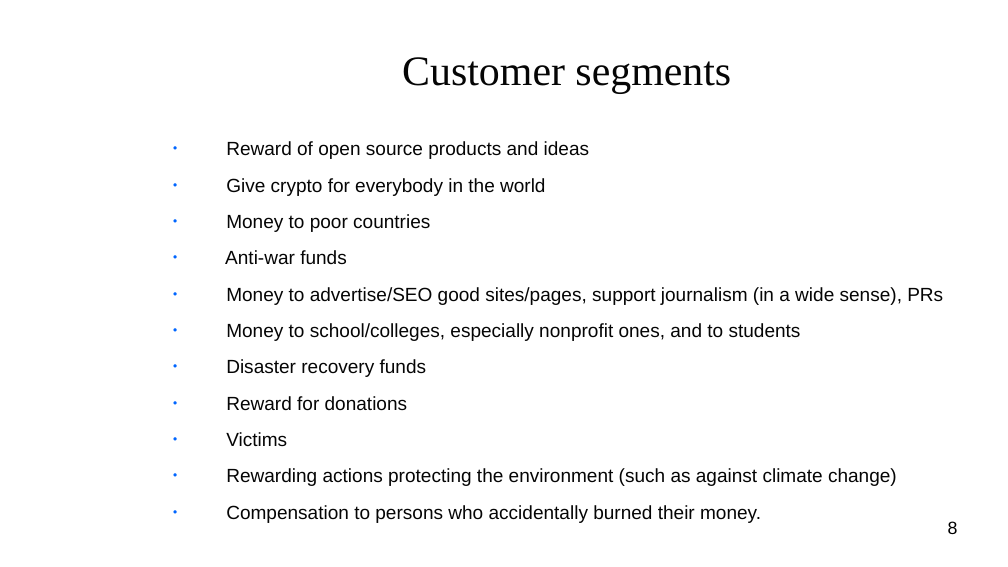
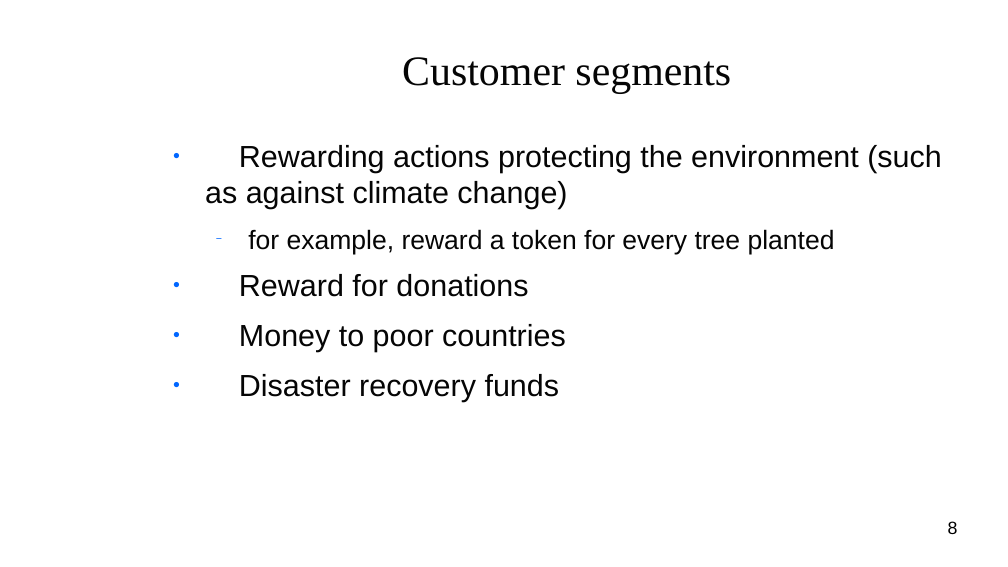
Before and after one commit to vporton/courts, a slide deck: slide 8 of deliverables/pitch-deck.odp. Drawn at 1008x567 pixels with LibreOffice and Linux fonts; fonts in the diff are those of the drawing; background and template pictures are left out. Boxes give left, top, right and bottom in pixels: in the first picture for what was removed or moved away, otherwise in the second. Text is boxed around its words. In the diff, an @@ line names an element or a change of style, - is before the commit and + after.

Commit message:
pitch-deck.odp more focused

```diff
--- a/deliverables/pitch-deck.odp
+++ b/deliverables/pitch-deck.odp
@@ text at (205, 145, 942, 297): text changed; size 15 to 24 pt @@
-● Reward of open source products and ideas
-● Give crypto for everybody in the world
+● Rewarding actions protecting the environment (such as against climate change)
+  − for example, reward a token for every tree planted
+● Reward for donations
@@ text at (225, 250, 943, 341): paragraphs removed @@
-● Anti-war funds
-● Money to advertise/SEO good sites/pages, support journalism (in a wide sense), PRs
-● Money to school/colleges, especially nonprofit ones, and to students
@@ text at (239, 324, 566, 402): size 15 to 24 pt in "Money to poor countries", "Disaster recovery funds" @@
@@ text at (226, 396, 897, 523): paragraphs removed @@
-● Reward for donations
-● Victims
-● Rewarding actions protecting the environment (such as against climate change)
-● Compensation to persons who accidentally burned their money.
```
